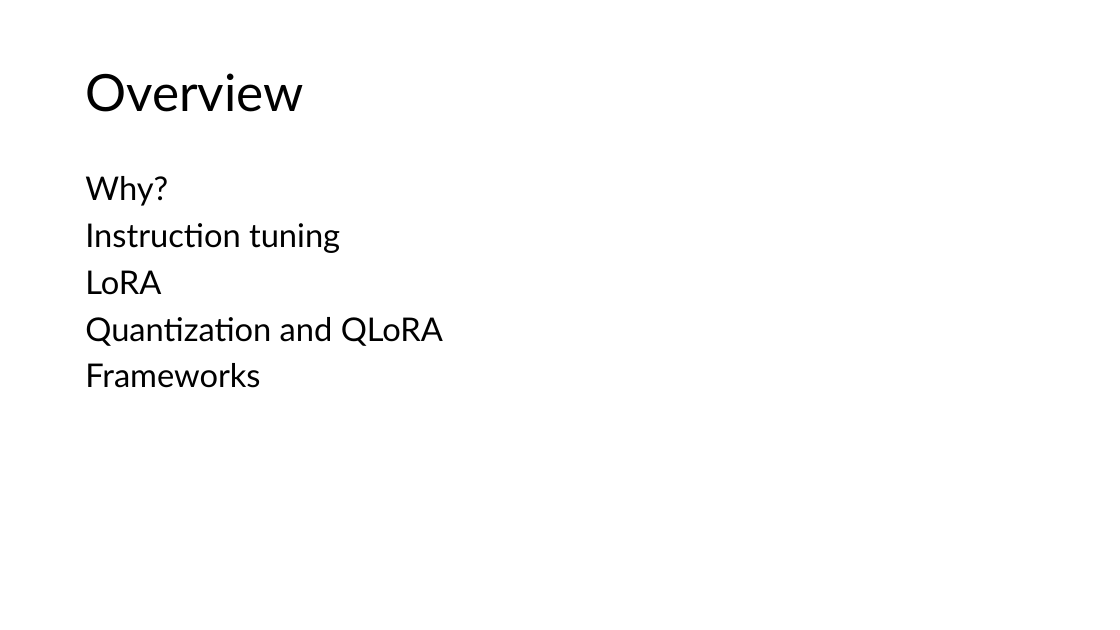
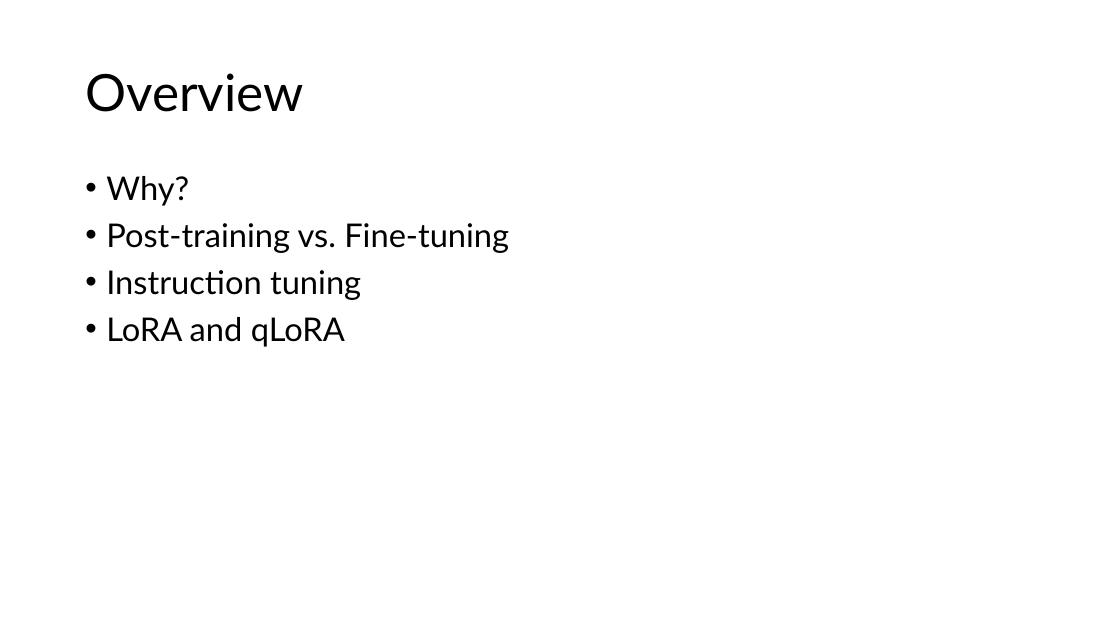
Before and after one commit to acceleratescience/large-language-models, a slide deck: slide 4 of slides/7-finetuning.pptx (slide 2 before the commit). Drawn at 1120x630 pixels with LibreOffice and Linux fonts; fonts in the diff are those of the drawing. Boxes give left, top, right and bottom in pixels: in the first picture for what was removed or moved away, otherwise in the second. Text is boxed around its words. In the diff, an @@ line names an element or a change of style, - is before the commit and + after.

Commit message:
feat(slides): update fine-tuning slides to include post-training and use material from econ lecture

```diff
--- a/slides/7-finetuning.pptx
+++ b/slides/7-finetuning.pptx
@@ text at (x1=106, y1=176, x2=361, y2=300): bullet none to • @@
@@ text at (x1=106, y1=223, x2=509, y2=253): paragraph added @@
+• Post-training vs. Fine-tuning
@@ text at (x1=106, y1=317, x2=345, y2=347): text changed @@
-LoRA
-Quantization and QLoRA
-Frameworks
+• LoRA and qLoRA
```
Also in this commit, not shown: 3 other slides changed, 10 slides added, 15 slides removed.
